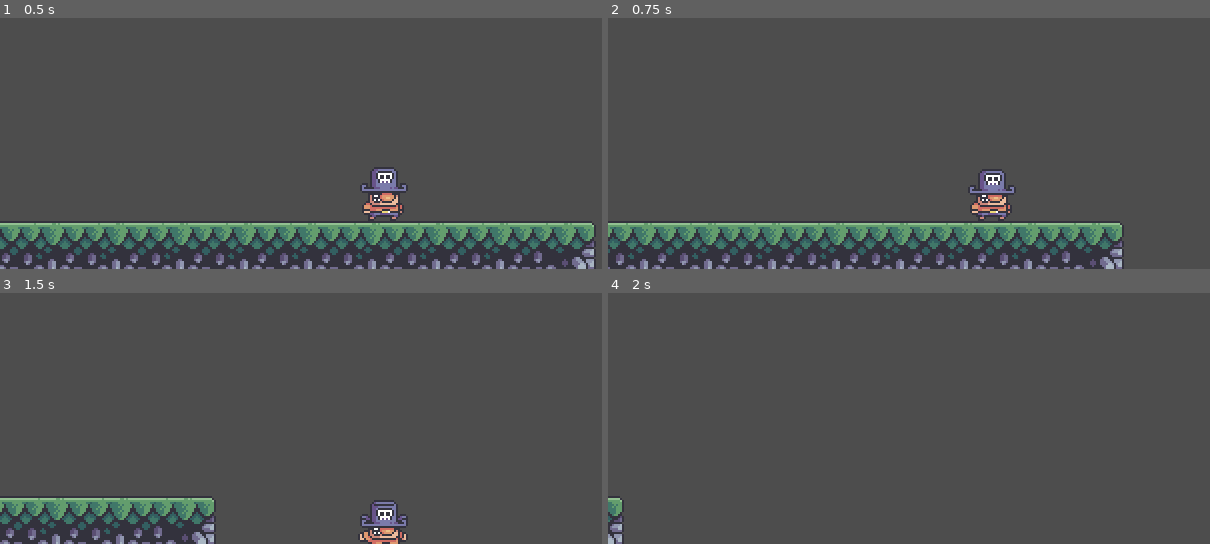
Above: before the commit, frames 1-4 (two rows, left to right).
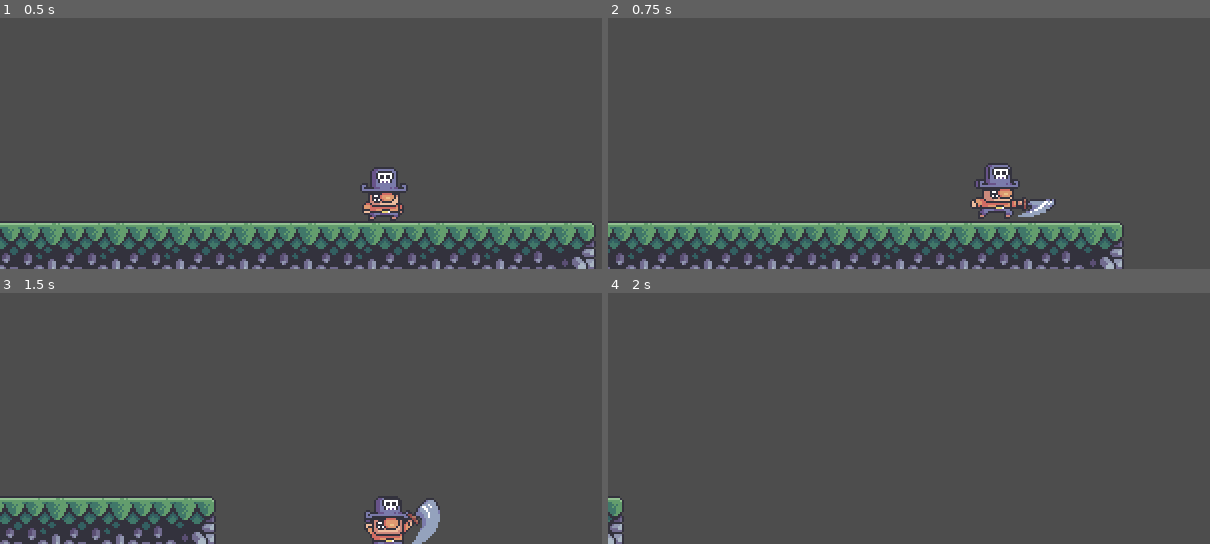
Above: after the commit, the same moments.

Repository: andremmvgabriel/pirate-adventures
Game: Godot game, scene res://scenes/level.tscn
The game is run twice, just before and just after one commit, with the same random seed, the same clock (stepped at 60 frames per second) and the same inputs.
Inputs:
- Up to frame 1 (0.5 s): no input
- Up to frame 2 (0.75 s): hold Right (move_right) from 0.53 s (still down); tap K (attack, bound only after the commit) at 0.6 s
- Up to frame 3 (1.5 s): keep holding Right (move_right); tap Up (jump) at 0.77 s; tap K (attack, bound only after the commit) at 1.35 s
- Up to frame 4 (2 s): keep holding Right (move_right); tap Up (jump) at 1.52 s

Frame 1 is identical in both runs. In frame 2, 1.6% of the frame differs, in the area x 59-75%, y 57-81%; in frame 3, 1.7%, in the area x 59-74%, y 80-100%; in frame 4, nothing differs.

Commit message:
Added basic player attack animations

Diff:
--- a/project.godot
+++ b/project.godot
@@ -40,7 +40,12 @@
 jump={
 "deadzone": 0.5,
 "events": [Object(InputEventKey,"resource_local_to_scene":false,"resource_name":"","device":-1,"window_id":0,"alt_press …(182 unchanged characters)…
-, Object(InputEventKey,"resource_local_to_scene":false,"resource_name":"","device":-1,"window_id":0,"alt_pressed":false,"shift_pressed":false,"ctrl_pressed":false,"meta_pressed":false,"pressed":false,"keycode":0,"physical_keycode":32,"key_label":0,"unicode":32,"echo":false,"script":null)
+, Object(InputEventKey,"resource_local_to_scene":false,"resource_name":"","device":-1,"window_id":0,"alt_pressed":false,"shift_pressed":false,"ctrl_pressed":false,"meta_pressed":false,"pressed":false,"keycode":0,"physical_keycode":87,"key_label":0,"unicode":119,"echo":false,"script":null)
+]
+}
+attack={
+"deadzone": 0.5,
+"events": [Object(InputEventKey,"resource_local_to_scene":false,"resource_name":"","device":-1,"window_id":0,"alt_pressed":false,"shift_pressed":false,"ctrl_pressed":false,"meta_pressed":false,"pressed":false,"keycode":0,"physical_keycode":75,"key_label":0,"unicode":107,"echo":false,"script":null)
 ]
 }
 
--- a/scripts/player.gd
+++ b/scripts/player.gd
@@ -34,17 +34,29 @@
 	if direction:
 		animator.flip_h = (direction == -1)
 
+	for attack_type in ["15_attack_1", "16_attack_2", "17_attack_3"]:
+		if animator.animation == attack_type and animator.is_playing():
+			return
+
+	var attack = Input.is_action_just_pressed("attack")
+
 	if is_on_floor():
 		if direction:
 			animator.play("02_run")
 		else:
 			animator.play("01_idle")
+
+		if attack:
+			animator.play("15_attack_1")
 	else:
 		if velocity.y < 0:
 			animator.play("03_jump")
 		else:
 			animator.play("04_fall")
 
+		if attack:
+			animator.play("17_attack_3")
+
 # Callbacks
 
 # Public functions
